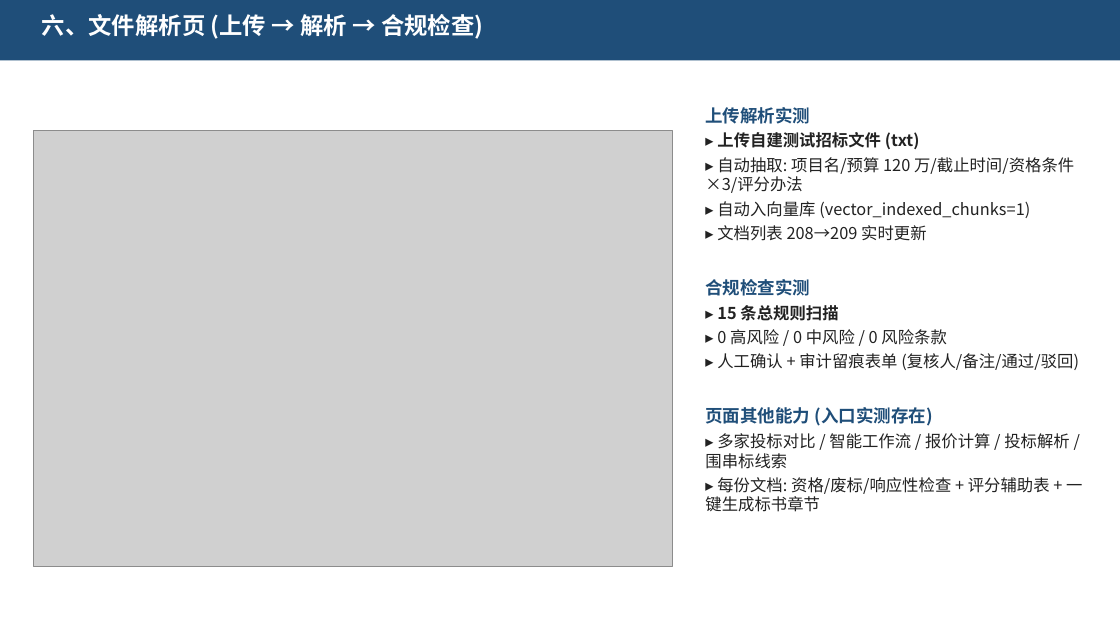
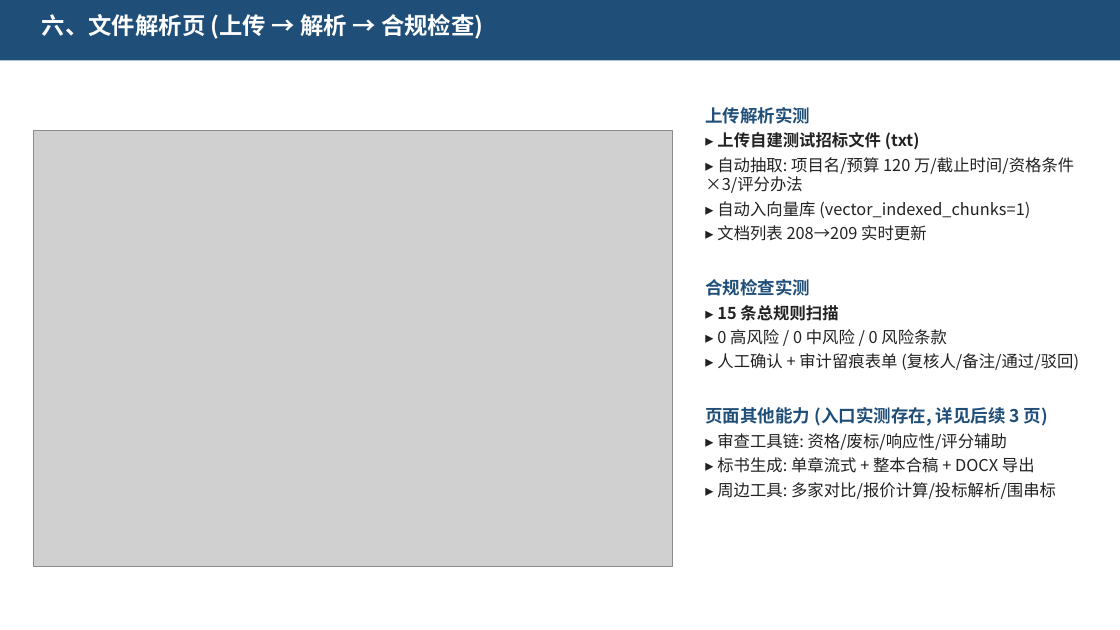
Before and after one commit to wuyang-vs/Bidding_QA_Chatbot, a slide deck: slide 7 of 前端功能测试报告.pptx. Drawn at 1120x630 pixels with LibreOffice and Linux fonts; fonts in the diff are those of the drawing; grey boxes stand for pictures. Boxes give left, top, right and bottom in pixels: in the first picture for what was removed or moved away, otherwise in the second. Text is boxed around its words. In the diff, an @@ line names an element or a change of style, - is before the commit and + after.

```diff
--- a/前端功能测试报告.pptx
+++ b/前端功能测试报告.pptx
@@ text at (705,407,1056,499): text changed @@
-页面其他能力 (入口实测存在)
-▸ 多家投标对比 / 智能工作流 / 报价计算 / 投标解析 / 围串标线索
-▸ 每份文档: 资格/废标/响应性检查 + 评分辅助表 + 一键生成标书章节
+页面其他能力 (入口实测存在, 详见后续 3 页)
+▸ 审查工具链: 资格/废标/响应性/评分辅助
+▸ 标书生成: 单章流式 + 整本合稿 + DOCX 导出
+▸ 周边工具: 多家对比/报价计算/投标解析/围串标
```
Also in this commit, not shown: 3 other slides changed, 3 slides added, 1 other file.
